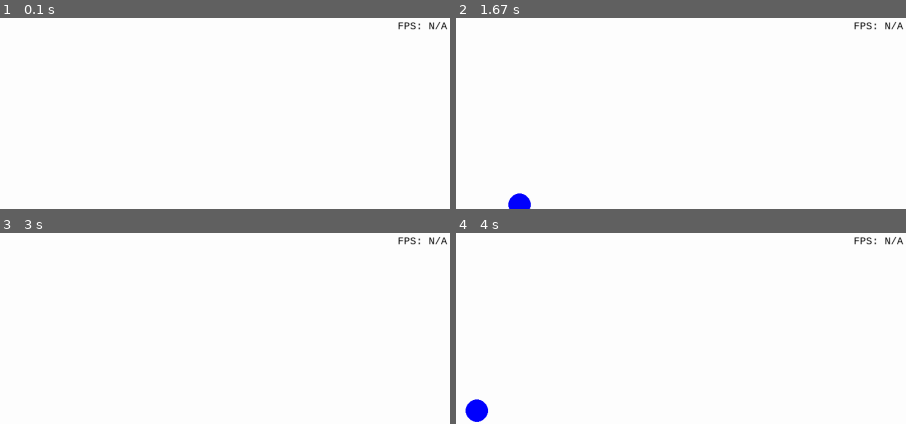
Above: before the commit, frames 1-4 (two rows, left to right).
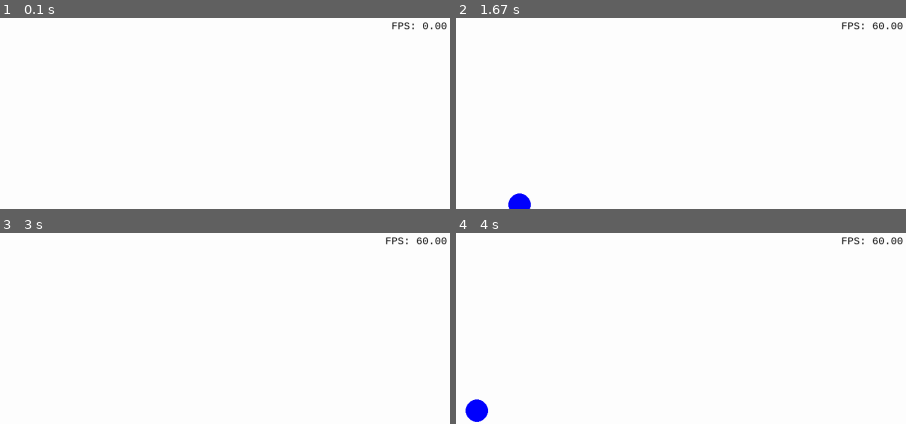
Above: after the commit, the same moments.

Repository: MarcellPerger1/game_with_pygame
Game: pygame game, started from main.py
Two runs of this game, one before a commit and one after it. Both use one fixed random seed, a clock stepped at 60 frames per second and the inputs below.
Inputs:
- Up to frame 1 (0.1 s): no input
- Up to frame 2 (1.67 s): hold Right 0.33-0.8 s; hold Up 0.83-1.13 s; hold Right 1.17-1.63 s
- Up to frame 3 (3 s): hold Left 1.67-2.2 s; hold Down 2.23-2.53 s; hold Left 2.57-2.97 s
- Up to frame 4 (4 s): hold Up 3-3.37 s; hold Right from 3.4 s (still down)
The pictures show only the part of the screen within x 50-100%, y 0-50%; the shares and areas given below are measured in that part.

The runs differ from the first frame. In frame 1, 0.3% of the frame differs, in the area x 87-100%, y 2-7%; in frame 2, 0.4%, in the area x 85-100%, y 2-7%; in frame 3, 0.4%; in frame 4, 0.4%.

Commit message:
fix: Fix text not being updated

Diff:
--- a/main.py
+++ b/main.py
@@ -637,7 +637,7 @@
 class GameOver(GamePgSprite):
     def __init__(self, game: HasGame, text: str):
         self.set_game(game)
-        super().__init__(None, self.display_group)
+        super().__init__(None, self.root_group, self.display_group)
         self.text = text
         self.pos = self.screen.get_rect().center
         self.surf = self.image = render_text(
@@ -653,7 +653,7 @@
 
     def __init__(self, game: HasGame, text: str = None):
         self.set_game(game)
-        super().__init__(None, self.display_group)
+        super().__init__(None, self.root_group, self.display_group)
         self.topleft = Vec2(5, 5)
         if text is None:
             text = 'Turrets: 0'
@@ -680,7 +680,7 @@
 
     def __init__(self, game: HasGame, text: str):
         self.set_game(game)
-        super().__init__(None, self.display_group)
+        super().__init__(None, self.root_group, self.display_group)
         self.topright = Vec2(self.screen.get_width() - 5, 5)
         self.set_text(text)
 
